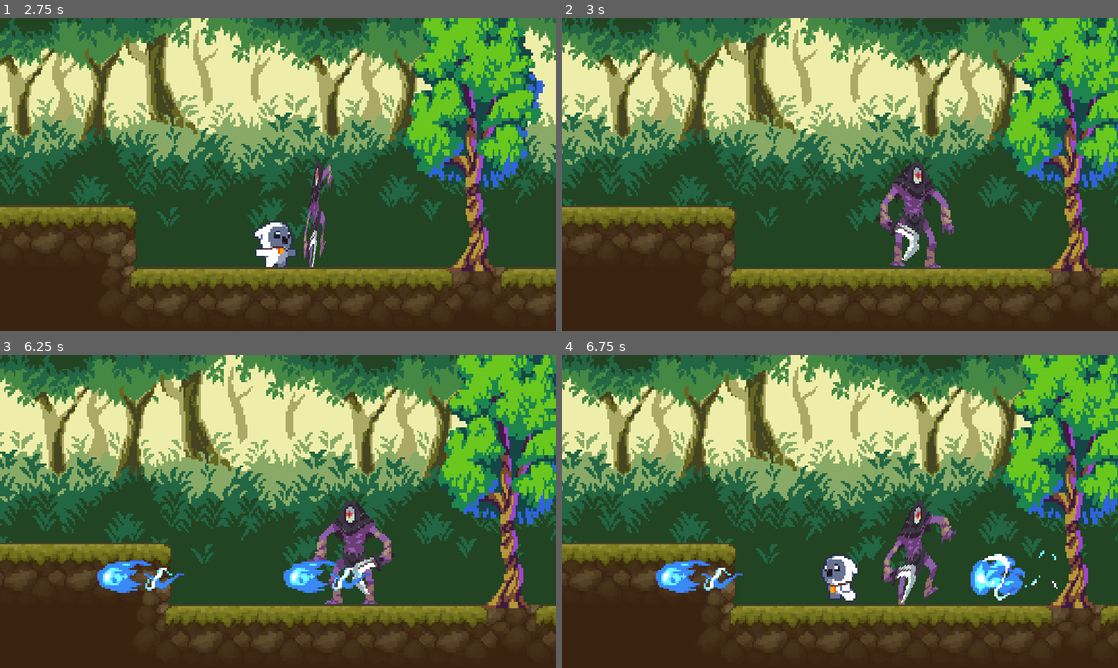
Above: before the commit, frames 1-4 (two rows, left to right).
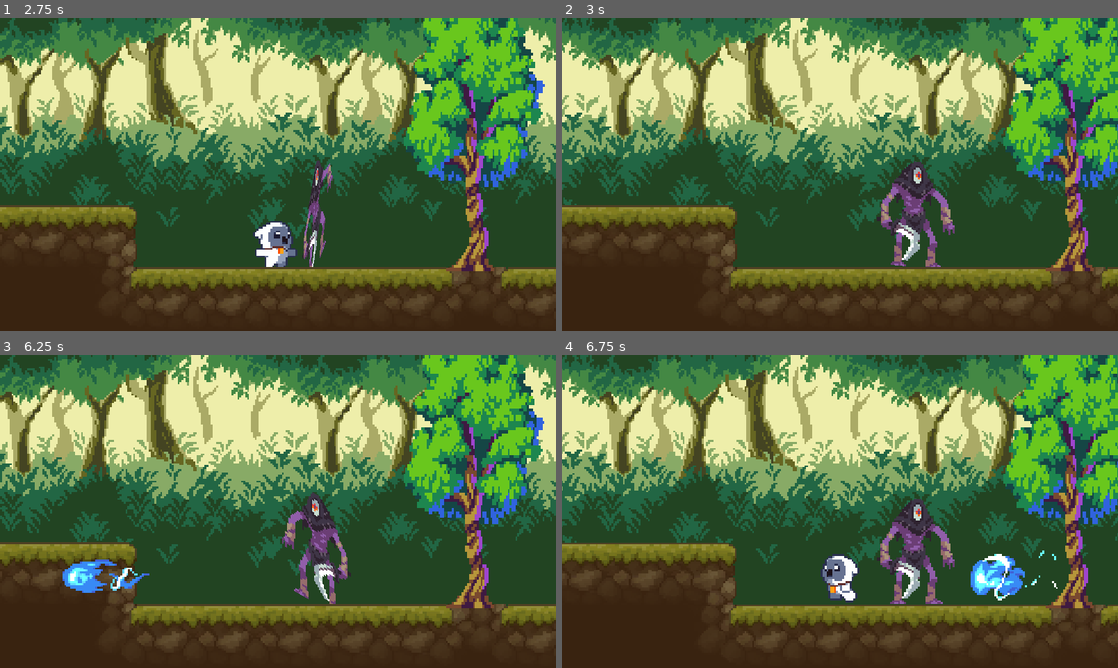
Above: after the commit, the same moments.

Repository: CrisIsla/shiny-godot
Game: Godot game, scene res://scenes/menu.tscn
Same seed, same stepped clock (60 frames per second), same inputs: the game is played once before the commit and once after it.
Inputs:
- Up to frame 1 (2.75 s): click "PLAY" at 0.5 s; tap Enter at 1.25 s; hold Q (spawn_bullet) 1.28-2.03 s; hold D (move_right) from 1.28 s (still down); tap K (jump) at 1.52, 2.27 s; tap J (attack) at 2.1 s; tap Q (spawn_bullet) at 2.3 s
- Up to frame 2 (3 s): release D (move_right) at 2.78 s; hold A (move_left) from 2.78 s (still down); hold Q (spawn_bullet) from 2.78 s (still down)
- Up to frame 3 (6.25 s): release A (move_left) at 3.53 s; release Q (spawn_bullet) at 3.53 s; hold D (move_right) 3.53-5.03 s; tap Q (spawn_bullet) at 3.6, 5.1 s; tap K (jump) at 3.77, 4.52, 5.27 s; hold Q (spawn_bullet) 4.28-5.03 s; tap J (attack) at 4.35 s; hold A (move_left) 5.03-5.78 s; hold D (move_right) from 5.78 s (still down); hold Q (spawn_bullet) from 5.78 s (still down)
- Up to frame 4 (6.75 s): release D (move_right) at 6.53 s; release Q (spawn_bullet) at 6.53 s; hold A (move_left) from 6.53 s (still down); tap J (attack) at 6.6 s

Frame 1 is identical in both runs. In frame 2, 4.8% of the frame differs, in the area x 0-100%, y 0-93%; in frame 3, 48%, in the area x 0-100%, y 0-94%; in frame 4, 2.7%.

Commit message:
implement layers for turn collisions

Diff:
--- a/scenes/bullet.tscn
+++ b/scenes/bullet.tscn
@@ -38,6 +38,7 @@
 frame_progress = 0.359843
 
 [node name="Area2D" type="Area2D" parent="."]
+collision_layer = 16
 
 [node name="CollisionShape2D" type="CollisionShape2D" parent="Area2D"]
 position = Vector2(-12, 0)
--- a/scenes/player.tscn
+++ b/scenes/player.tscn
@@ -82,74 +82,74 @@
 tracks/5/type = "value"
 tracks/5/imported = false
 tracks/5/enabled = true
-tracks/5/path = NodePath("CollisionShape2D:scale")
+tracks/5/path = NodePath("Pivot/Area2D/hitbox:disabled")
 tracks/5/interp = 1
 tracks/5/loop_wrap = true
 tracks/5/keys = {
 "times": PackedFloat32Array(0),
 "transitions": PackedFloat32Array(1),
-"update": 0,
-"values": [Vector2(1, 1)]
+"update": 1,
+"values": [false]
 }
 tracks/6/type = "value"
 tracks/6/imported = false
 tracks/6/enabled = true
-tracks/6/path = NodePath("CollisionShape2D:position")
+tracks/6/path = NodePath("Area2D/hurtbox:disabled")
 tracks/6/interp = 1
 tracks/6/loop_wrap = true
 tracks/6/keys = {
 "times": PackedFloat32Array(0),
 "transitions": PackedFloat32Array(1),
-"update": 0,
-"values": [Vector2(-1, -13)]
+"update": 1,
+"values": [false]
 }
 tracks/7/type = "value"
 tracks/7/imported = false
 tracks/7/enabled = true
-tracks/7/path = NodePath("Pivot/Area2D/hitbox:disabled")
+tracks/7/path = NodePath("Area2D:monitoring")
 tracks/7/interp = 1
 tracks/7/loop_wrap = true
 tracks/7/keys = {
 "times": PackedFloat32Array(0),
 "transitions": PackedFloat32Array(1),
 "update": 1,
-"values": [false]
+"values": [true]
 }
 tracks/8/type = "value"
 tracks/8/imported = false
 tracks/8/enabled = true
-tracks/8/path = NodePath("Area2D/hurtbox:disabled")
+tracks/8/path = NodePath("Area2D:monitorable")
 tracks/8/interp = 1
 tracks/8/loop_wrap = true
 tracks/8/keys = {
 "times": PackedFloat32Array(0),
 "transitions": PackedFloat32Array(1),
 "update": 1,
-"values": [false]
+"values": [true]
 }
 tracks/9/type = "value"
 tracks/9/imported = false
 tracks/9/enabled = true
-tracks/9/path = NodePath("Area2D:monitoring")
+tracks/9/path = NodePath(".:collision_layer")
 tracks/9/interp = 1
 tracks/9/loop_wrap = true
 tracks/9/keys = {
 "times": PackedFloat32Array(0),
 "transitions": PackedFloat32Array(1),
 "update": 1,
-"values": [true]
+"values": [17]
 }
 tracks/10/type = "value"
 tracks/10/imported = false
 tracks/10/enabled = true
-tracks/10/path = NodePath("Area2D:monitorable")
+tracks/10/path = NodePath(".:collision_mask")
 tracks/10/interp = 1
 tracks/10/loop_wrap = true
 tracks/10/keys = {
 "times": PackedFloat32Array(0),
 "transitions": PackedFloat32Array(1),
 "update": 1,
-"values": [true]
+"values": [17]
 }
 
 [sub_resource type="Animation" id="Animation_85ado"]
@@ -654,38 +654,26 @@
 tracks/9/type = "value"
 tracks/9/imported = false
 tracks/9/enabled = true
-tracks/9/path = NodePath("CollisionShape2D:scale")
+tracks/9/path = NodePath(".:collision_layer")
 tracks/9/interp = 1
 tracks/9/loop_wrap = true
 tracks/9/keys = {
-"times": PackedFloat32Array(0, 0.06, 0.09, 0.17, 0.2, 0.25),
-"transitions": PackedFloat32Array(1, 1, 1, 1, 1, 1),
-"update": 0,
-"values": [Vector2(1, 1), Vector2(1, 1), Vector2(1, 0.1), Vector2(1, 0.1), Vector2(1, 1), Vector2(1, 1)]
+"times": PackedFloat32Array(0, 0.1, 0.25),
+"transitions": PackedFloat32Array(1, 1, 1),
+"update": 1,
+"values": [17, 1, 17]
 }
 tracks/10/type = "value"
 tracks/10/imported = false
 tracks/10/enabled = true
-tracks/10/path = NodePath("CollisionShape2D:position")
+tracks/10/path = NodePath(".:collision_mask")
 tracks/10/interp = 1
 tracks/10/loop_wrap = true
 tracks/10/keys = {
-"times": PackedFloat32Array(0, 0.06, 0.09, 0.17, 0.2, 0.25),
-"transitions": PackedFloat32Array(1, 1, 1, 1, 1, 1),
-"update": 0,
-"values": [Vector2(-1, -13), Vector2(-1, -13), Vector2(-1, -1.3), Vector2(-1, -1.3), Vector2(-1, -13), Vector2(-1, -13)]
-}
-tracks/11/type = "value"
-tracks/11/imported = false
-tracks/11/enabled = true
-tracks/11/path = NodePath("CollisionShape2D:disabled")
-tracks/11/interp = 1
-tracks/11/loop_wrap = true
-tracks/11/keys = {
-"times": PackedFloat32Array(0, 0.06, 0.2),
+"times": PackedFloat32Array(0, 0.1, 0.25),
 "transitions": PackedFloat32Array(1, 1, 1),
 "update": 1,
-"values": [false, true, false]
+"values": [17, 1, 17]
 }
 
 [sub_resource type="Animation" id="Animation_mvbak"]
@@ -913,62 +901,62 @@
 tracks/9/type = "value"
 tracks/9/imported = false
 tracks/9/enabled = true
-tracks/9/path = NodePath("CollisionShape2D:scale")
+tracks/9/path = NodePath("Area2D/hurtbox:disabled")
 tracks/9/interp = 1
 tracks/9/loop_wrap = true
 tracks/9/keys = {
-"times": PackedFloat32Array(0, 0.06, 0.09, 0.17, 0.2, 0.25),
-"transitions": PackedFloat32Array(1, 1, 1, 1, 1, 1),
-"update": 0,
-"values": [Vector2(1, 1), Vector2(1, 1), Vector2(1, 0.1), Vector2(1, 0.1), Vector2(1, 1), Vector2(1, 1)]
+"times": PackedFloat32Array(0, 0.03, 0.09, 0.17),
+"transitions": PackedFloat32Array(1, 1, 1, 1),
+"update": 1,
+"values": [false, false, true, false]
 }
 tracks/10/type = "value"
 tracks/10/imported = false
 tracks/10/enabled = true
-tracks/10/path = NodePath("CollisionShape2D:position")
+tracks/10/path = NodePath("Area2D:monitoring")
 tracks/10/interp = 1
 tracks/10/loop_wrap = true
 tracks/10/keys = {
-"times": PackedFloat32Array(0, 0.06, 0.09, 0.17, 0.2, 0.25),
-"transitions": PackedFloat32Array(1, 1, 1, 1, 1, 1),
-"update": 0,
-"values": [Vector2(-1, -13), Vector2(-1, -13), Vector2(-1, -1.3), Vector2(-1, -1.3), Vector2(-1, -13), Vector2(-1, -13)]
+"times": PackedFloat32Array(0.03, 0.05, 0.22),
+"transitions": PackedFloat32Array(1, 1, 1),
+"update": 1,
+"values": [true, false, true]
 }
 tracks/11/type = "value"
 tracks/11/imported = false
 tracks/11/enabled = true
-tracks/11/path = NodePath("Area2D/hurtbox:disabled")
+tracks/11/path = NodePath("Area2D:monitorable")
 tracks/11/interp = 1
 tracks/11/loop_wrap = true
 tracks/11/keys = {
-"times": PackedFloat32Array(0, 0.03, 0.09, 0.17),
-"transitions": PackedFloat32Array(1, 1, 1, 1),
-"update": 1,
-"values": [false, false, true, false]
+"times": PackedFloat32Array(0.03, 0.05, 0.22),
+"transitions": PackedFloat32Array(1, 1, 1),
+"update": 1,
+"values": [true, false, true]
 }
 tracks/12/type = "value"
 tracks/12/imported = false
 tracks/12/enabled = true
-tracks/12/path = NodePath("Area2D:monitoring")
+tracks/12/path = NodePath(".:collision_layer")
 tracks/12/interp = 1
 tracks/12/loop_wrap = true
 tracks/12/keys = {
-"times": PackedFloat32Array(0.03, 0.05, 0.22),
+"times": PackedFloat32Array(0, 0.09, 0.2),
 "transitions": PackedFloat32Array(1, 1, 1),
 "update": 1,
-"values": [true, false, true]
+"values": [17, 1, 17]
 }
 tracks/13/type = "value"
 tracks/13/imported = false
 tracks/13/enabled = true
-tracks/13/path = NodePath("Area2D:monitorable")
+tracks/13/path = NodePath(".:collision_mask")
 tracks/13/interp = 1
 tracks/13/loop_wrap = true
 tracks/13/keys = {
-"times": PackedFloat32Array(0.03, 0.05, 0.22),
+"times": PackedFloat32Array(0, 0.09, 0.2),
 "transitions": PackedFloat32Array(1, 1, 1),
 "update": 1,
-"values": [true, false, true]
+"values": [17, 1, 17]
 }
 
 [sub_resource type="Animation" id="Animation_cir7r"]
@@ -1165,6 +1153,8 @@
 height = 26.0
 
 [node name="player" type="CharacterBody2D"]
+collision_layer = 17
+collision_mask = 17
 script = ExtResource("1_3fe32")
 
 [node name="Pivot" type="Node2D" parent="."]
@@ -1202,6 +1192,7 @@
 [node name="Camera2D" type="Camera2D" parent="."]
 position = Vector2(0, -48)
 zoom = Vector2(4, 4)
+position_smoothing_speed = 10.0
 
 [node name="Area2D" type="Area2D" parent="."]
 visible = false
--- a/scenes/player_test.tscn
+++ b/scenes/player_test.tscn
@@ -31,4 +31,6 @@
 
 [node name="player" parent="." instance=ExtResource("2_ik7fc")]
 position = Vector2(-23, -6)
+collision_layer = 17
+collision_mask = 17
 speed = 200.0
--- a/scenes/tree.tscn
+++ b/scenes/tree.tscn
@@ -6,6 +6,8 @@
 size = Vector2(2.875, 161)
 
 [node name="StaticBody2D" type="StaticBody2D"]
+collision_layer = 16
+collision_mask = 16
 
 [node name="Sprite2D" type="Sprite2D" parent="."]
 position = Vector2(3, -90.5)
